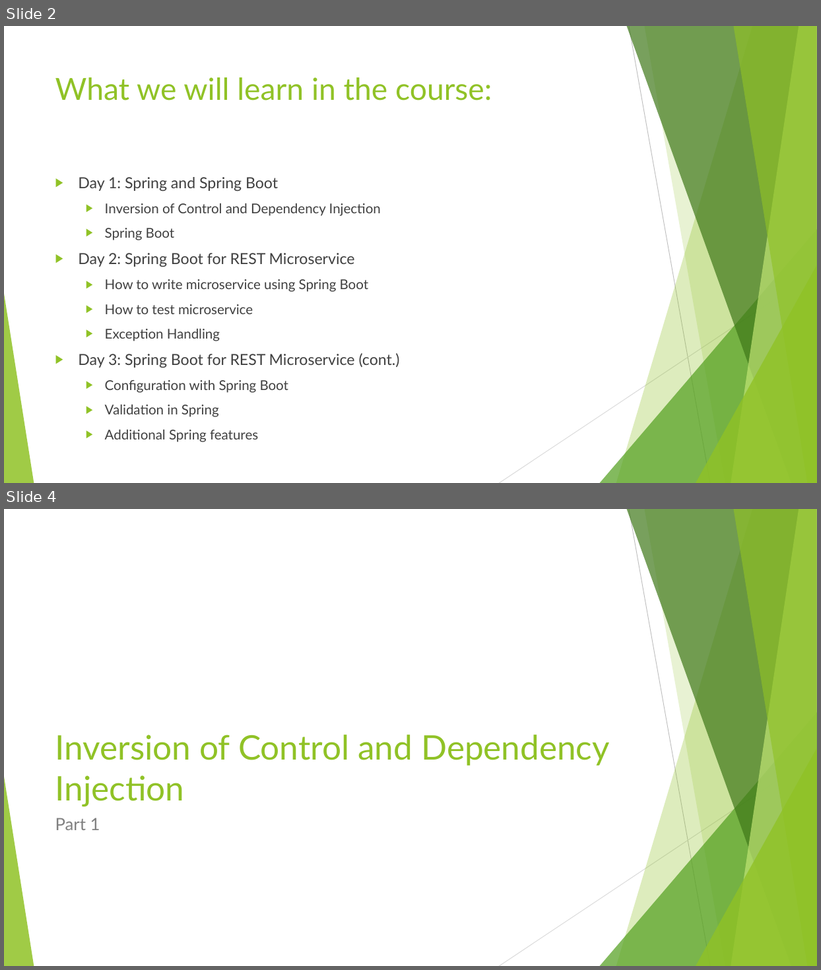
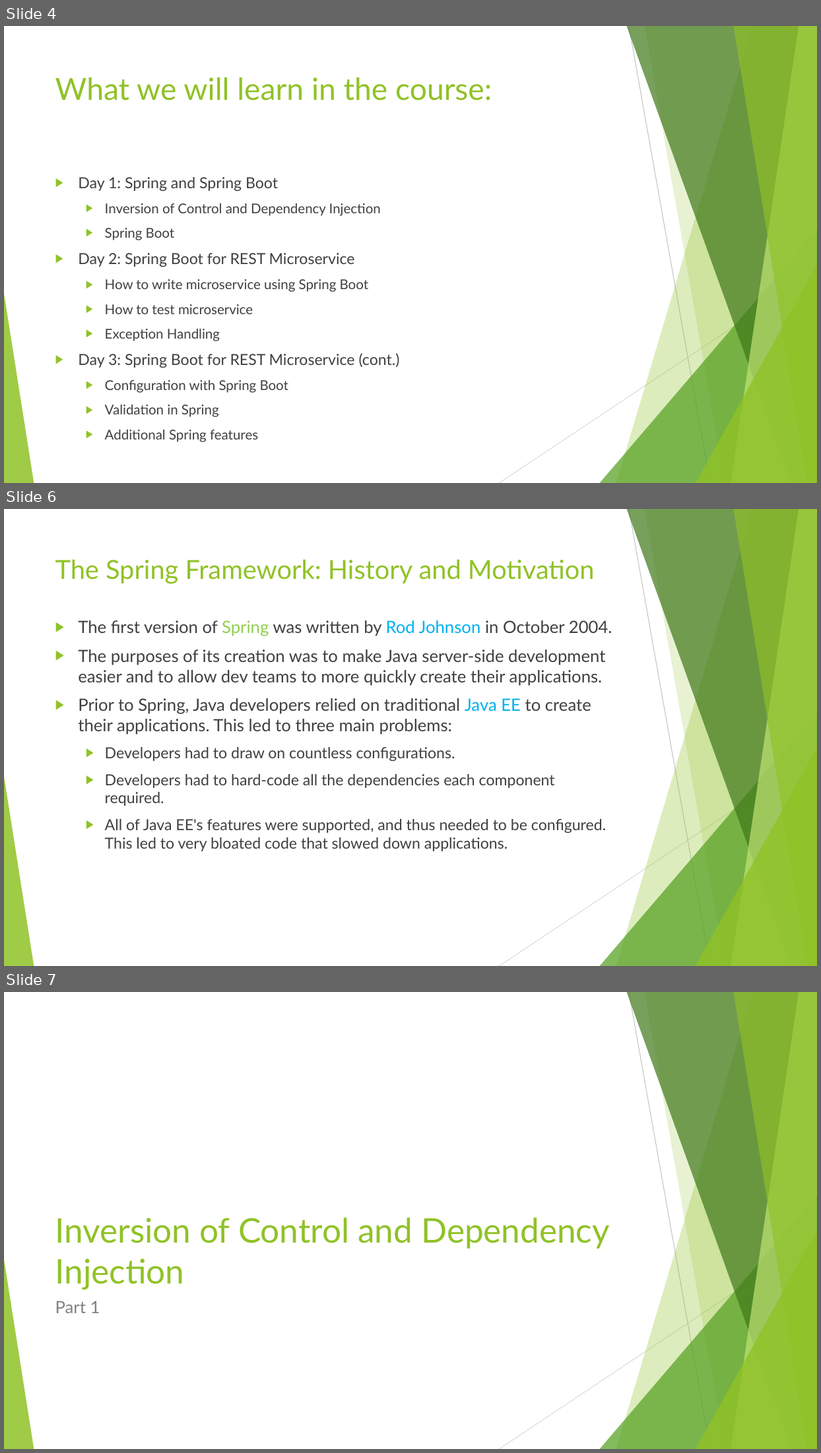
Before and after one commit to ybensman/SpringDemo, a slide deck: Spring_Beginners_1_SpringBootAndCore.pptx. Shown one above the other, each under a label of ours: slides 2 and 4 before the commit, slides 4, 6 and 7 after it; the slides between them are not shown. The pictures are 821x970 and 821x1453 pixels, drawn with LibreOffice and Linux fonts; fonts in the diff are those of the drawing. Boxes give left, top, right and bottom in pixels: in the first picture for what was removed or moved away, otherwise in the second. Text is boxed around its words. In the diff, an @@ line names an element or a change of style, - is before the commit and + after.

```diff
--- a/Spring_Beginners_1_SpringBootAndCore.pptx
+++ b/Spring_Beginners_1_SpringBootAndCore.pptx
@@ slide 6 added at [4, 509, 817, 966], background #FFFFFF; not listed: 10 template elements that a slide beside it also shows @@
@@ title added at [55, 559, 595, 584], 31 pt, text #90C226 @@
+The Spring Framework: History and Motivation
@@ text added at [78, 621, 613, 852], 20 pt, text #404040 @@
+▶ The first version of Spring was written by Rod Johnson in October 2004.
+▶ The purposes of its creation was to make Java server-side development easier and to allow dev teams to more quickly create their applications.
+▶ Prior to Spring, Java developers relied on traditional Java EE to create their applications. This led to three main problems:
+  ▶ Developers had to draw on countless configurations.
+  ▶ Developers had to hard-code all the dependencies each component required.
+  ▶ All of Java EE's features were supported, and thus needed to be configured. This led to very bloated code that slowed down applications.
@@ what was slide 2 is now slide 4 @@
@@ what was slide 4 is now slide 7 @@
```
Also in this commit, not shown: 8 slides changed, 2 other slides added, 1 slide removed.
